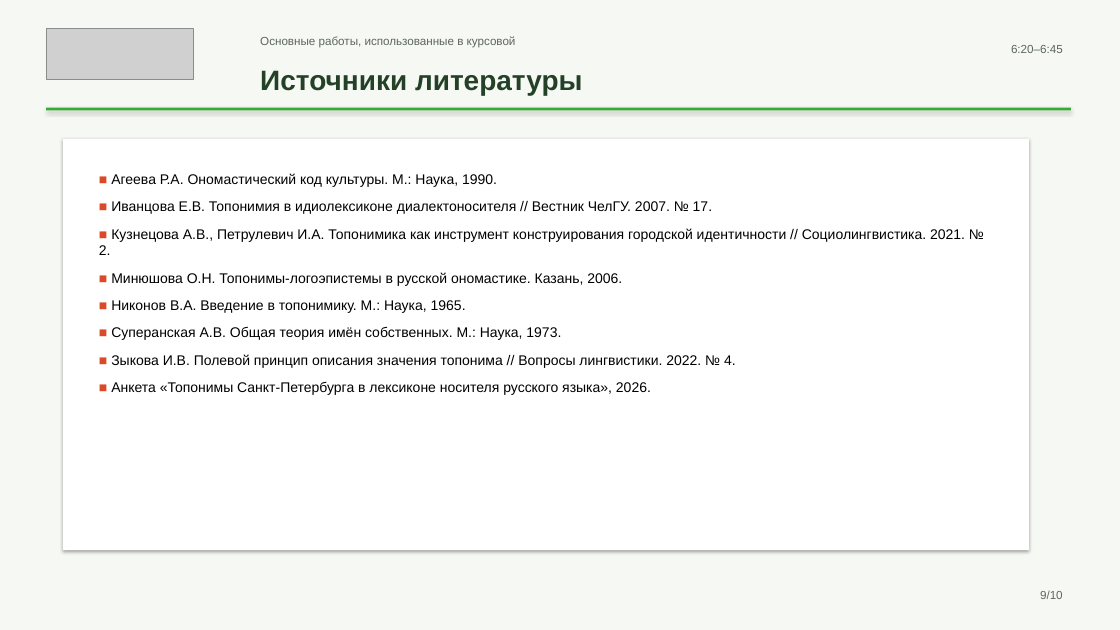
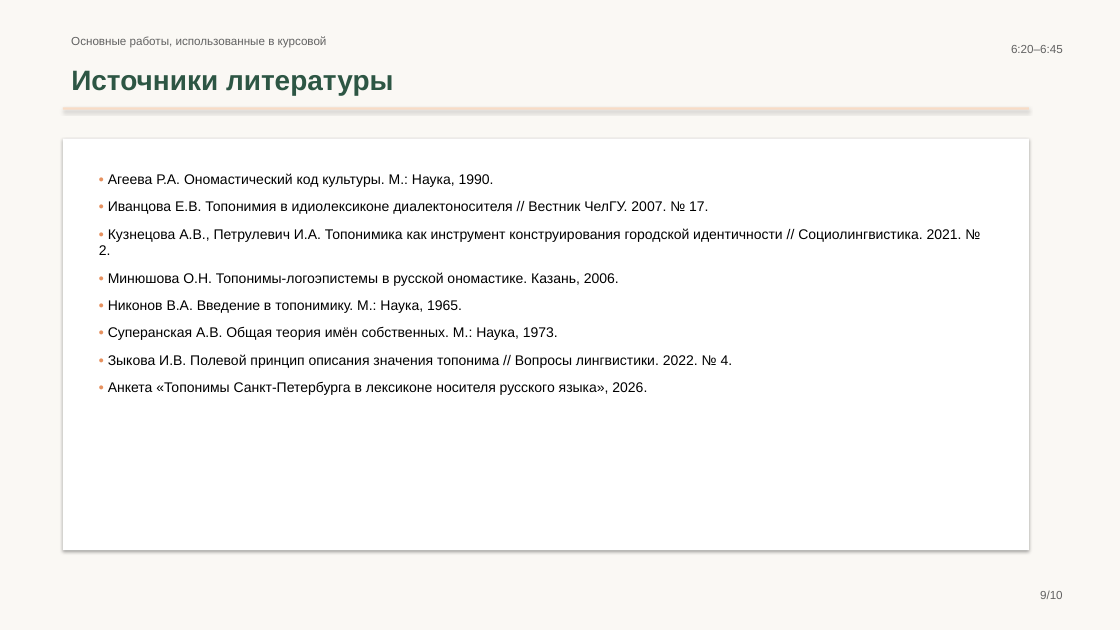
Before and after one commit to mdull2008/project, a slide deck: slide 9 of my_project.pptx. Drawn at 1120x630 pixels with LibreOffice and Linux fonts; fonts in the diff are those of the drawing; grey boxes stand for pictures. Boxes give left, top, right and bottom in pixels: in the first picture for what was removed or moved away, otherwise in the second. Text is boxed around its words. In the diff, an @@ line names an element or a change of style, - is before the commit and + after.

```diff
--- a/my_project.pptx
+++ b/my_project.pptx
@@ background #F6F8F4 to #FAF8F4 @@
@@ picture removed at (x1=46, y1=29, x2=193, y2=79) @@
@@ text "Основные работы, использованные в курсовой" moved from (x1=260, y1=36, x2=516, y2=48) to (x1=71, y1=36, x2=327, y2=48) @@
@@ text "Основные работы, использованные в курсовой" at (x1=71, y1=36, x2=327, y2=48): text colour #5C675F to #626262 @@
@@ text "Источники литературы" moved from (x1=260, y1=70, x2=583, y2=95) to (x1=71, y1=70, x2=394, y2=95) @@
@@ text "Источники литературы" at (x1=71, y1=70, x2=394, y2=95): text colour #244128 to #2D5644 @@
@@ rectangle resized from (x1=46, y1=108, x2=1071, y2=111) to (x1=63, y1=108, x2=1029, y2=110) @@
@@ rectangle at (x1=63, y1=108, x2=1029, y2=110): fill #3AAA35 to #F8DCC6 @@
@@ text at (x1=99, y1=173, x2=980, y2=395): text changed @@
-■ Агеева Р.А. Ономастический код культуры. М.: Наука, 1990.
-■ Иванцова Е.В. Топонимия в идиолексиконе диалектоносителя // Вестник ЧелГУ. 2007. № 17.
-■ Кузнецова А.В., Петрулевич И.А. Топонимика как инструмент конструирования городской идентичности // Социолингвистика. 2021. № 2.
-■ Минюшова О.Н. Топонимы-логоэпистемы в русской ономастике. Казань, 2006.
-■ Никонов В.А. Введение в топонимику. М.: Наука, 1965.
-■ Суперанская А.В. Общая теория имён собственных. М.: Наука, 1973.
-■ Зыкова И.В. Полевой принцип описания значения топонима // Вопросы лингвистики. 2022. № 4.
-■ Анкета «Топонимы Санкт-Петербурга в лексиконе носителя русского языка», 2026.
+• Агеева Р.А. Ономастический код культуры. М.: Наука, 1990.
+• Иванцова Е.В. Топонимия в идиолексиконе диалектоносителя // Вестник ЧелГУ. 2007. № 17.
+• Кузнецова А.В., Петрулевич И.А. Топонимика как инструмент конструирования городской идентичности // Социолингвистика. 2021. № 2.
+• Минюшова О.Н. Топонимы-логоэпистемы в русской ономастике. Казань, 2006.
+• Никонов В.А. Введение в топонимику. М.: Наука, 1965.
+• Суперанская А.В. Общая теория имён собственных. М.: Наука, 1973.
+• Зыкова И.В. Полевой принцип описания значения топонима // Вопросы лингвистики. 2022. № 4.
+• Анкета «Топонимы Санкт-Петербурга в лексиконе носителя русского языка», 2026.
```
Also in this commit, not shown: 9 other slides changed.
